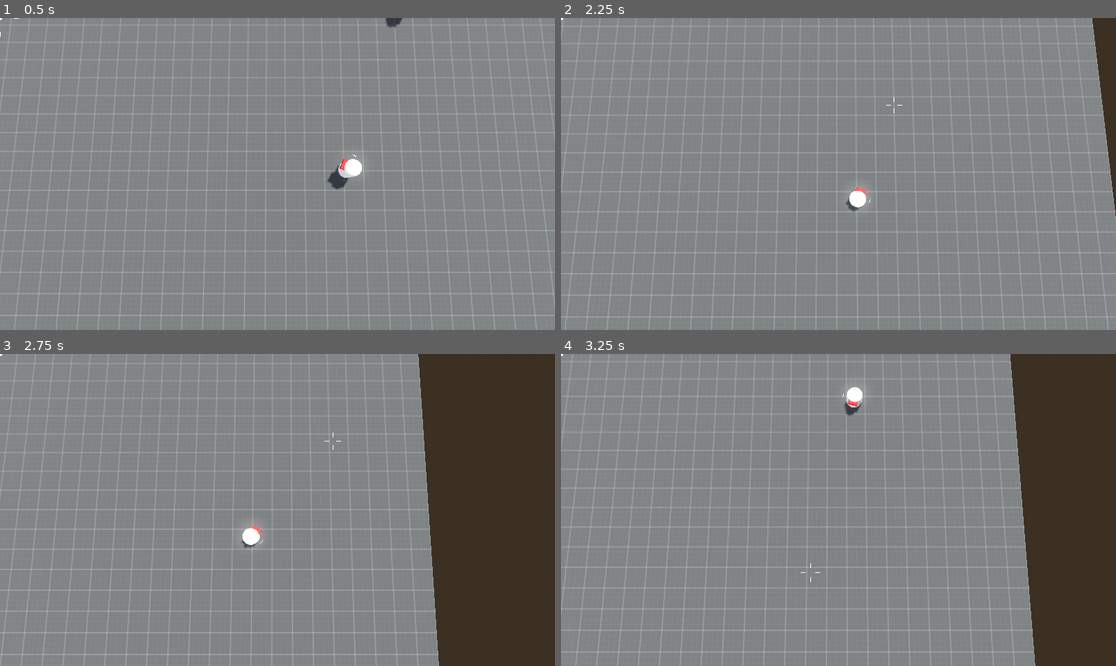
Above: before the commit, frames 1-4 (two rows, left to right).
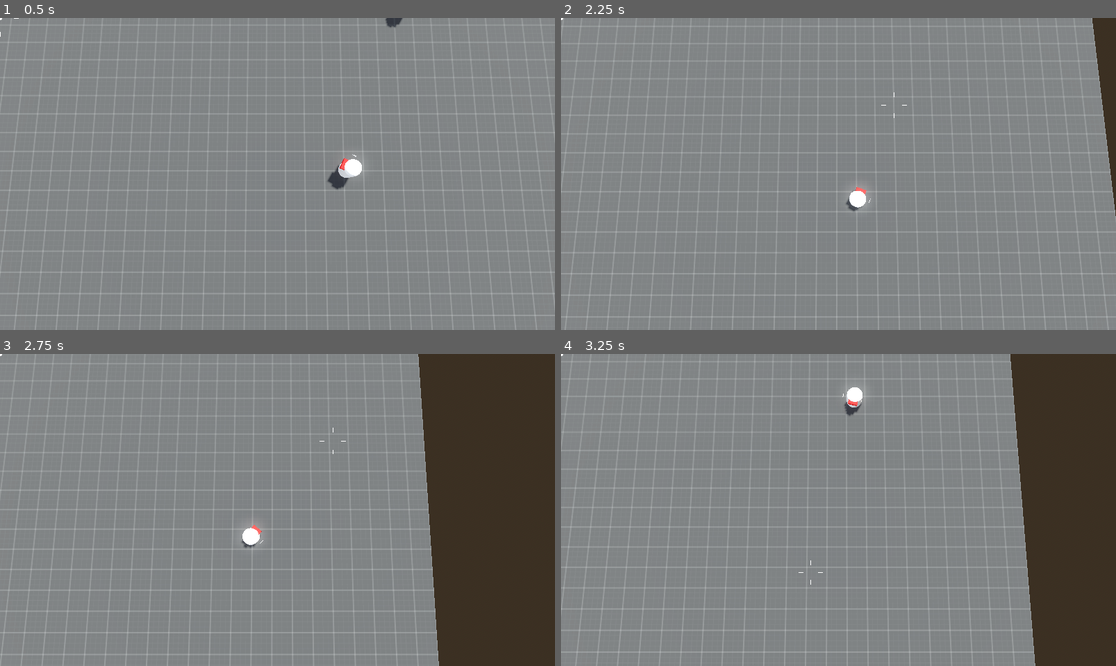
Above: after the commit, the same moments.

Repository: rans0000/topdown-shooter
Game: Godot game, scene res://scenes/maps/world.tscn
The game is run twice, just before and just after one commit, with the same random seed, the same clock (stepped at 60 frames per second) and the same inputs.
Inputs (mouse positions are in pixels of both pictures, inside the frame that each line leads up to):
- Up to frame 1 (0.5 s): no input
- Up to frame 2 (2.25 s): move the mouse to (960, 158) at 0.52 s; hold D (move_right) 0.53-1.28 s; tap C (action_crouch) at 0.6 s; move the mouse to (727, 189) at 1.27 s; hold S (move_backward) 1.28-2.03 s; tap Shift (action_sprint) at 1.35 s; move the mouse to (894, 105) at 2.02 s; hold D (move_right) from 2.03 s (still down); tap Q (action_weapon_switch) at 2.1 s
- Up to frame 3 (2.75 s): keep holding D (move_right)
- Up to frame 4 (3.25 s): move the mouse to (810, 572) at 2.77 s; release D (move_right) at 2.78 s; hold W (move_forward) from 2.78 s (still down); click (810, 572) at 2.85 s

Frame 1 is identical in both runs. In frame 2, less than 0.1% of the frame differs, in the area x 57-63%, y 23-33%; in frame 3, less than 0.1%; in frame 4, less than 0.1%.

Commit message:
make movement speed affect the weapon sway

Diff:
--- a/scripts/player.gd
+++ b/scripts/player.gd
@@ -82,5 +82,5 @@
 func calculate_weapon_sway() -> void:
 #	@todo: calculate sway properly
 	var distanceSquared := position.distance_squared_to(target_position)
-	var sway = remap(distanceSquared, 0, 400, 5, 20)
+	var sway = remap(distanceSquared, 0, 400, 5, 20) + velocity.length()
 	player_ui.set_weapon_sway(sway)
